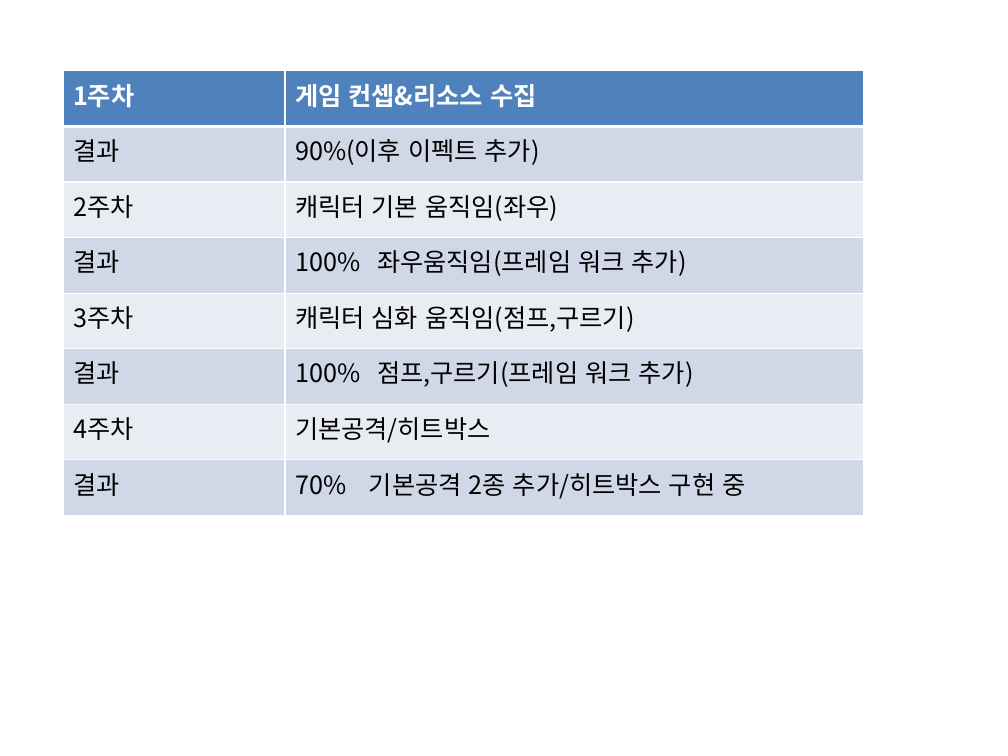
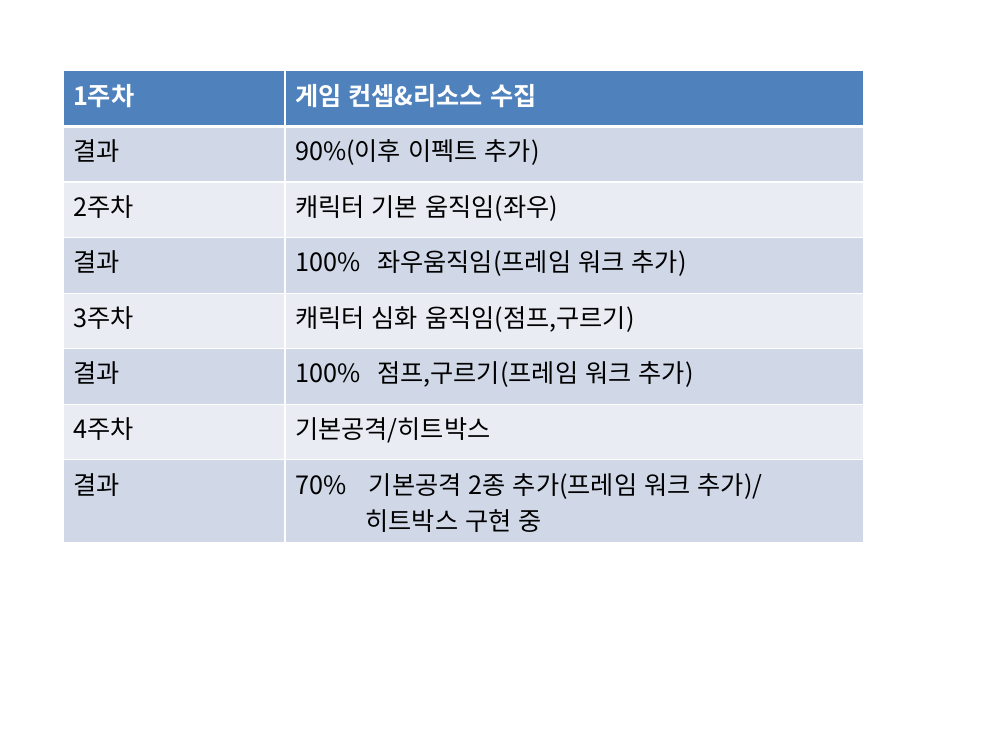
Before and after one commit to pjswin7/2DGP_Drill_project, a slide deck: slide 4 of 2D 격투 RPG-2차.pptx. Drawn at 1008x756 pixels with LibreOffice and Linux fonts; fonts in the diff are those of the drawing. Boxes give left, top, right and bottom in pixels: in the first picture for what was removed or moved away, otherwise in the second. Text is boxed around its words. In the diff, an @@ line names an element or a change of style, - is before the commit and + after.

```diff
--- a/2D 격투 RPG-2차.pptx
+++ b/2D 격투 RPG-2차.pptx
@@ table at box(62, 71, 863, 536) @@
-row 8, column 2: 70% 기본공격 2종 추가/히트박스 구현 중
+row 8, column 2: 70% 기본공격 2종 추가(프레임 워크 추가)/ / 히트박스 구현 중
```
Also in this commit, not shown: 2 other files.
